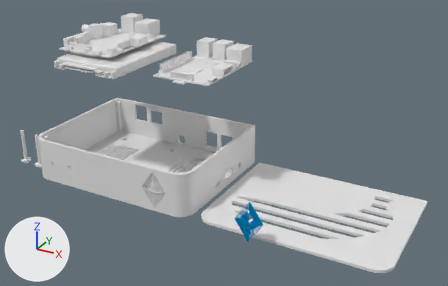
The Blender file print/dual-pi/case.blend: old version first, new version second.
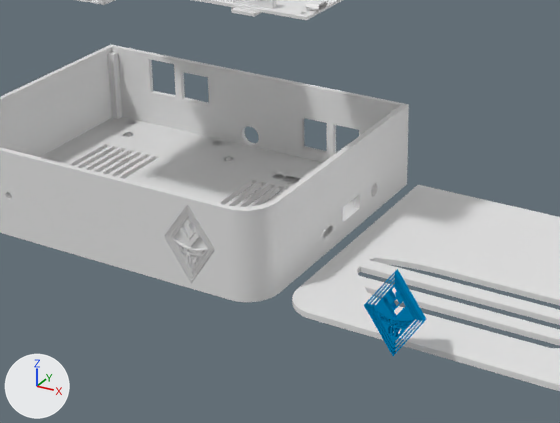
There are two pictures of each version: one whole from a camera (50 mm lens) standing at (421.0, -375.0, 272.0) and looking at (174.0, 75.0, 48.0), one close up on the part from 15% to 73% of the width and 27% to 96% of the height. Arrows for +X, +Y and +Z are at lower left; the lights stay in place.

Names of what the first close-up shows: 'Case', 'Cover', 'RaspberryPi', 'WaldhofLogo'.
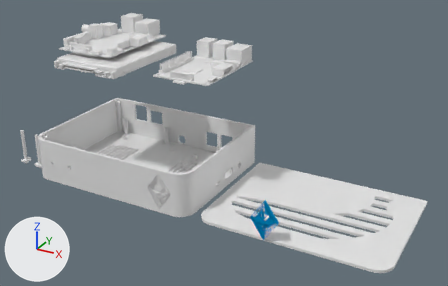
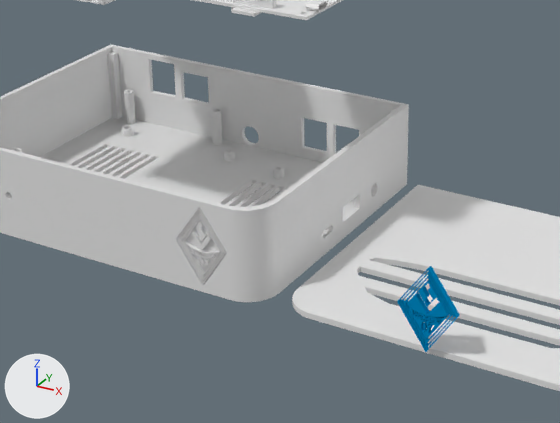
Commit message: not sure

Boxes [x1, y1, x2, y2] around the edits, measured in the close-ups (560 x 423 px):
```json
{"object": "WaldhofLogo", "change": "moved, rescaled", "before": [364, 269, 426, 356], "after": [397, 266, 460, 352]}
{"part": 1, "of": "me_bananas_pi_v5", "change": "built on", "before": [0, 136, 330, 300], "after": [13, 109, 372, 300]}
{"part": 2, "of": "me_bananas_pi_v5", "change": "built on", "after": [122, 90, 136, 137]}
```

Scene script edits in JSON lines:
```json
{"block": "me_bananas_pi_v5", "where": "# used by ob_case; location = (0.0, 0.0, 0.0)"}
{"op": "remove", "block": "me_bananas_pi_v5", "code": "me_bananas_pi_v5.from_pydata(...)  # 5104 vertices, 7073 faces; spans x -1.0..171.0, y 13.0..144.0, z -1.0..40.0"}
{"op": "add", "block": "me_bananas_pi_v5", "code": "me_bananas_pi_v5.from_pydata(...)  # 7979 vertices, 14328 faces; spans x -1.0..171.0, y 13.0..144.0, z -1.0..40.0"}
{"block": "me_bananas_pi_v5", "change": "me_bananas_pi_v5 part 1: 81 vertices moved within x 82.0..162.0, y 13.0..144.0, z -1.0..18.0; 1310 vertices removed from x 81.0..150.0, y 13.0..121.0, z 1.0..37.0; 3108 vertices added at x 65.0..167.0, y 13.0..140.0, z 1.0..37.0"}
{"block": "me_bananas_pi_v5", "change": "me_bananas_pi_v5 part 2: 9 vertices moved within x 21.0..24.0, y 122.0..123.0, z -1.0..1.0; 1 vertex removed from x 25.0, y 121.0, z 1.0; 539 vertices added at x 11.0..25.0, y 121.0..140.0, z 5.0..19.0"}
{"op": "set", "path": "ob_waldhoflogo.location", "old": "(234.4, 5.0, 15.0)", "new": "(243.9, 13.2, 15.1)"}
```
